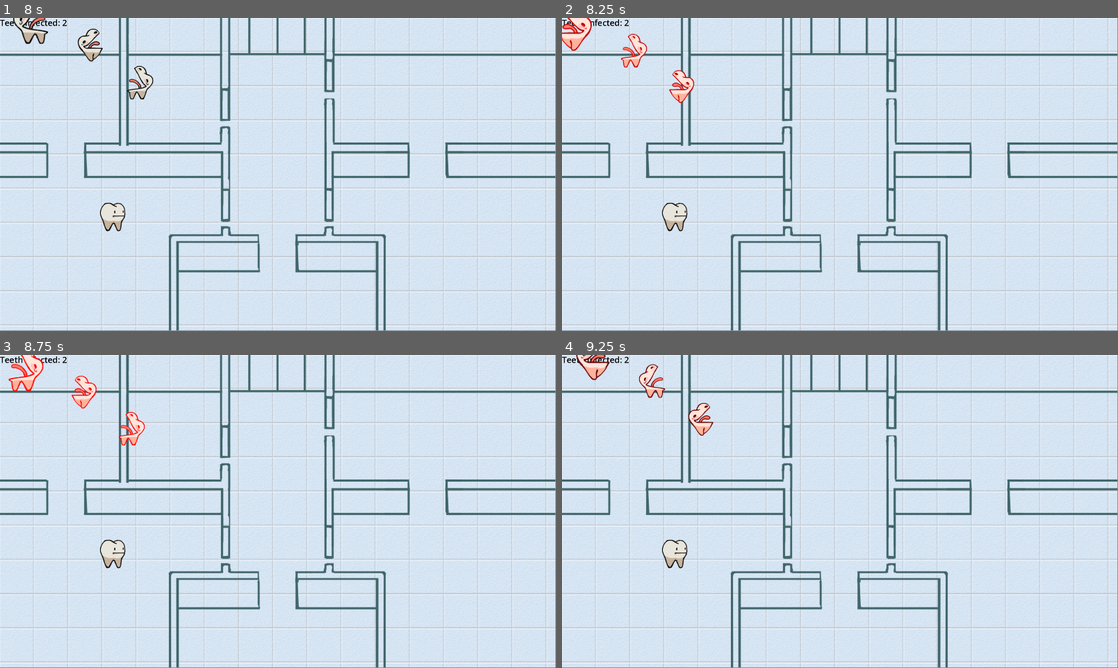
Above: before the commit, frames 1-4 (two rows, left to right).
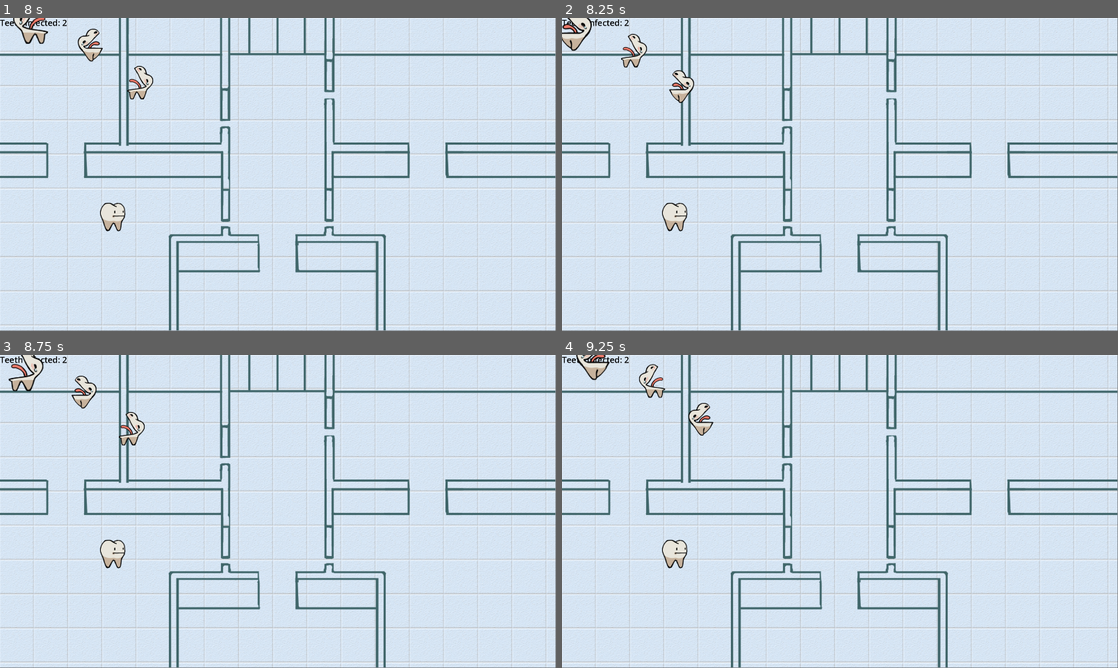
Above: after the commit, the same moments.

Repository: Mapachana/GlobalGameJam2024
Game: Godot game, scene res://escenas/main.tscn
Same seed, same stepped clock (60 frames per second), same inputs: the game is played once before the commit and once after it. This scene is started directly instead of the project's main scene.
Inputs (mouse positions are in pixels of both pictures, inside the frame that each line leads up to):
- Up to frame 1 (8 s): move the mouse to (400, 158) at 0.52 s; press the mouse at (400, 158) at 0.53 s; release the mouse at (400, 158) at 1.25 s; drag from (166, 190) to (422, 43) at 1.27 s; move the mouse to (333, 105) at 2.02 s; press the mouse at (333, 105) at 2.03 s; release the mouse at (333, 105) at 2.75 s; drag from (250, 237) to (155, 36) at 2.77 s; move the mouse to (444, 221) at 3.52 s; press the mouse at (444, 221) at 3.53 s; release the mouse at (444, 221) at 4.25 s; drag from (111, 127) to (194, 96) at 4.27 s; move the mouse to (305, 174) at 5.02 s; press the mouse at (305, 174) at 5.03 s; release the mouse at (305, 174) at 5.75 s; drag from (194, 96) to (66, 49) at 5.77 s; move the mouse to (400, 158) at 6.52 s; press the mouse at (400, 158) at 6.53 s; release the mouse at (400, 158) at 7.25 s; drag from (166, 190) to (83, 36) at 7.27 s
- Up to frame 2 (8.25 s): move the mouse to (895, 105) at 8.02 s; press the mouse at (895, 105) at 8.03 s
- Up to frame 3 (8.75 s): no input
- Up to frame 4 (9.25 s): release the mouse at (895, 442) at 8.75 s; drag from (812, 574) to (645, 395) at 8.77 s

Frame 1 is identical in both runs. In frame 2, 0.6% of the frame differs, in the area x 0-24%, y 0-28%; in frame 3, 0.7%, in the area x 1-27%, y 0-29%; in frame 4, 0.6%.

Commit message:
Cambios

Diff:
--- a/default/defecto.gd
+++ b/default/defecto.gd
@@ -6,7 +6,7 @@
 
 var puntuacion = 0
 
-signal sumarpunto(punt)
+#signal sumarpunto(punt)
 
 func _ready():
 	var root = get_tree().root
@@ -15,7 +15,7 @@
 func sumar_puntuacion():
 	print("SUMOOOOOOOOOOOOOOO")
 	puntuacion += 1
-	sumarpunto.emit(puntuacion)
+	#sumarpunto.emit(puntuacion)
 	get_tree().call_group("ventana", "mostrar_puntuacion", puntuacion)
 
 func goto_scene(path):
--- a/escenas/main.gd
+++ b/escenas/main.gd
@@ -1,6 +1,6 @@
 extends Node2D
 
-signal sumarpunto
+#signal sumarpunto
 # Called when the node enters the scene tree for the first time.
 func _ready():
 
--- a/escenas/main.tscn
+++ b/escenas/main.tscn
@@ -46,5 +46,3 @@
 position = Vector2(52, 52)
 puntos = PackedVector2Array(52, 52, 100, 200, 800, 300, 0, 0)
 infectado = true
-
-[connection signal="sumarpunto" from="." to="." method="_on_sumarpunto"]
--- a/escenas/personajes.gd
+++ b/escenas/personajes.gd
@@ -84,8 +84,8 @@
 			temporizador += delta
 
 			if temporizador >= 8:
-				$Sprite2D.material.shader=sombreador_muerte
-				#self.material.shader = shaderdying
+				#$Sprite2D.material.shader=sombreador_muerte
+				pass
 
 			if temporizador >= TIEMPO_MAX_INFECTADO:
 				muerto = true
